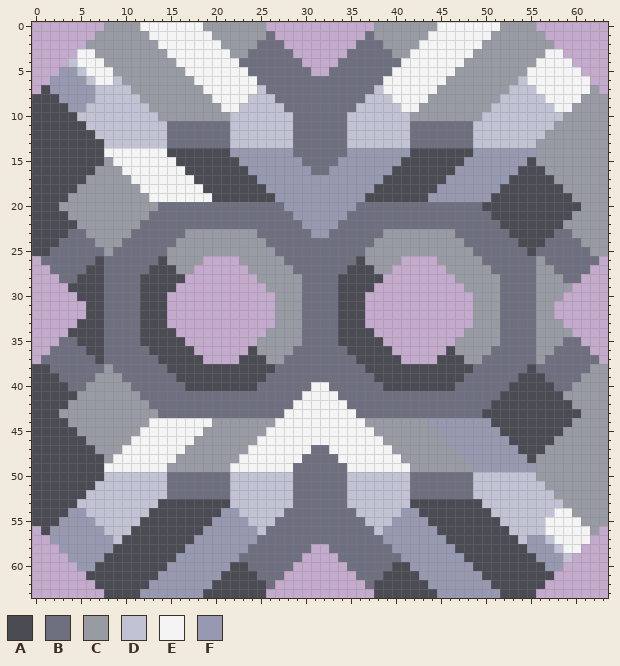
Edited in one commit: pixel-art sprite (sprites/blocks/craft/7w05b.png). Above is the file before it was changed.
The file is 64x64 pixels.
Palette (. is transparent): A #4a4b53  B #6e7080  C #989aa4  D #c1c3d4  E #f4f4f4  F #9699b0
The result:
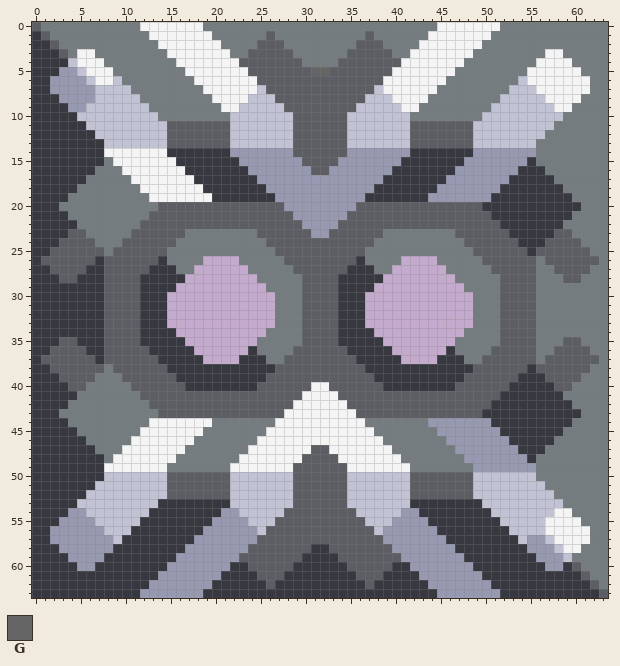
Colours new in this view: G #656565
Changes in this commit:
colour A: #4a4b53 -> #373840
colour B: #6e7080 -> #5c5e63
colour C: #989aa4 -> #757c80
y 0: x 0..7 ........ -> BCCCCCCC; x 26..37 ............ -> CCCCCCCCCCCC; x 56..63 ........ -> CCCCCCCC
y 1: x 0..6 ....... -> ABCCCCC; x 27..36 .......... -> CCCCCCCCCC; x 57..63 ....... -> CCCCCCC
y 2: x 0..5 ...... -> AABCCC; x 28..35 ........ -> CCCCCCCC; x 58..63 ...... -> CCCCCC
y 3: x 0..4 ..... -> AAABC; x 29..34 ...... -> CCCCCC; x 59..63 ..... -> CCCCC
y 4: x 0..3 .... -> AAAA; x 30..33 .... -> CCCC; x 60..63 .... -> CCCC
y 5: x 0..2 ... -> AAA; x 31..32 .. -> GG; x 61..63 ... -> CCC
y 6: x 0..1 .. -> AA; x 62..63 .. -> CC
y 7: x 0 . -> A; x 63 . -> C
y 26: x 0 . -> A; x 63 . -> C
y 27: x 0..1 .. -> AA; x 62..63 .. -> CC
y 28: x 0..2 ... -> AAA; x 61..63 ... -> CCC
y 29: x 0..3 .... -> AAAA; x 60..63 .... -> CCCC
y 30: x 0..4 ..... -> AAAAA; x 59..63 ..... -> CCCCC
y 31..32: x 0..5 ...... -> AAAAAA; x 58..63 ...... -> CCCCCC
y 33: x 0..4 ..... -> AAAAA; x 59..63 ..... -> CCCCC
y 34: x 0..3 .... -> AAAA; x 60..63 .... -> CCCC
y 35: x 0..2 ... -> AAA; x 61..63 ... -> CCC
y 36: x 0..1 .. -> AA; x 62..63 .. -> CC
y 37: x 0 . -> A; x 63 . -> C
y 56: x 0 . -> A; x 63 . -> C
y 57: x 0..1 .. -> AA; x 62..63 .. -> CC
y 58: x 0..2 ... -> AAA; x 31..32 .. -> AA; x 61..63 ... -> CCC
y 59: x 0..3 .... -> AAAA; x 30..33 .... -> AAAA; x 60..63 .... -> CCCC
y 60: x 0..4 ..... -> AAAAA; x 29..34 ...... -> AAAAAA; x 59..63 ..... -> ABCCC
y 61: x 0..5 ...... -> AAAAAA; x 28..35 ........ -> AAAAAAAA; x 58..63 ...... -> AAABCC
y 62: x 0..6 ....... -> AAAAAAA; x 27..36 .......... -> AAAAAAAAAA; x 57..63 ....... -> AAAAABC
y 63: x 0..7 ........ -> AAAAAAAA; x 26..37 ............ -> AAAAAAAAAAAA; x 56..63 ........ -> AAAAAAAB
Boxes around the changes in both pictures, in picture pixels (x1, y1, x2, y2):
changed: (32, 22, 608, 598)
